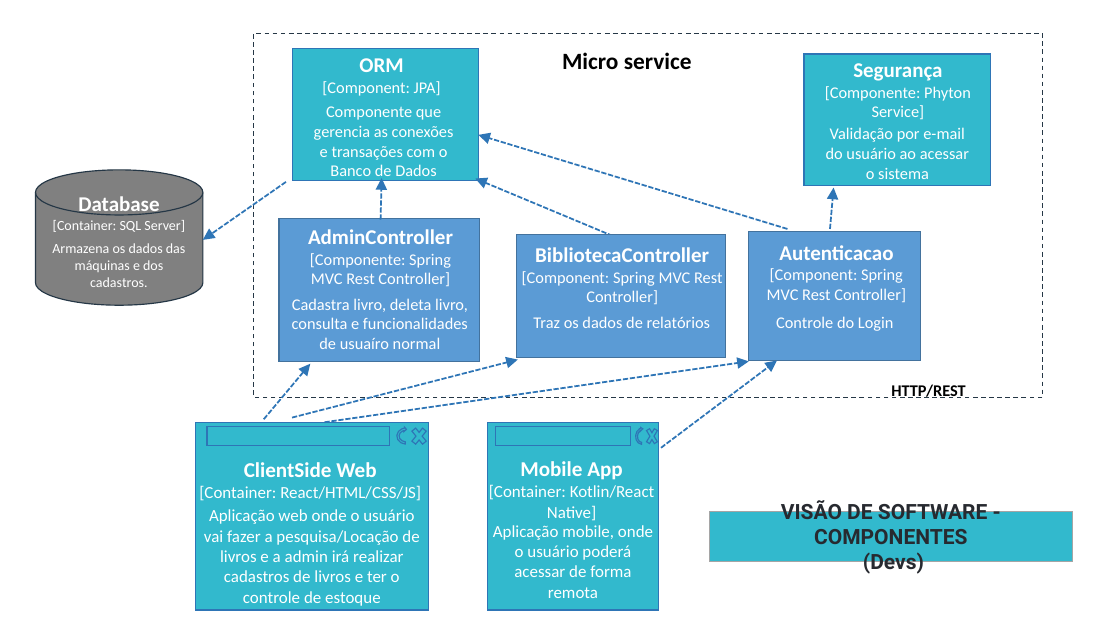
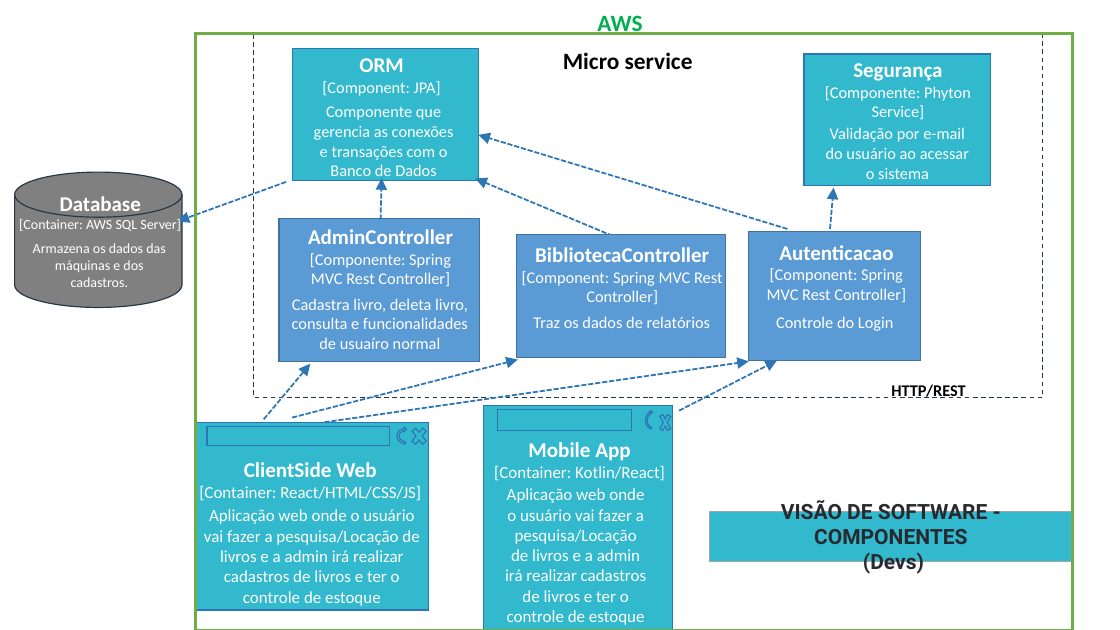
Before and after one commit to Luis-Silva80/grupo05-adsa, a slide deck: slide 3 of Documentação/EngenhariaDeSoftware/Arquitetura/ArquiteturaSoftware.pptx. Drawn at 1120x630 pixels with LibreOffice and Linux fonts; fonts in the diff are those of the drawing. Boxes give left, top, right and bottom in pixels: in the first picture for what was removed or moved away, otherwise in the second. Text is boxed around its words. In the diff, an @@ line names an element or a change of style, - is before the commit and + after.

```diff
--- a/Documentação/EngenhariaDeSoftware/Arquitetura/ArquiteturaSoftware.pptx
+++ b/Documentação/EngenhariaDeSoftware/Arquitetura/ArquiteturaSoftware.pptx
@@ text added at [597, 15, 642, 35], 20 pt, text #00B050, bold @@
+AWS
@@ rectangle added at [196, 34, 1073, 630], outline #70AD47 2.25 pt @@
@@ 2 texts, 1 cylinder: place and size @@
-2 texts, 1 cylinder at [35, 170, 202, 305]
+2 texts, 1 cylinder at [14, 172, 181, 308]
@@ arrow moved from (286, 182) - (203, 240) to (287, 182) - (178, 221) @@
@@ text at [19, 217, 181, 231]: text changed @@
-[Container: SQL Server]
+[Container: AWS SQL Server]
@@ arrow moved from (661, 448) - (777, 360) to (679, 411) - (777, 360) @@
@@ rectangle: place and size @@
-rectangle at [487, 423, 659, 610]
+rectangle at [484, 406, 673, 630]
@@ rectangle: place and size @@
-rectangle at [496, 427, 630, 446]
+rectangle at [497, 410, 632, 431]
@@ circular arrow: place and size @@
-circular arrow at [634, 426, 651, 446]
+circular arrow at [644, 409, 660, 431]
@@ cross: place and size @@
-cross at [644, 423, 660, 449]
+cross at [658, 409, 673, 436]
@@ text "Mobile App": place and size @@
-text "Mobile App" at [489, 461, 655, 521]
+text "Mobile App" at [494, 442, 665, 481]
@@ text at [494, 465, 665, 481]: text changed @@
-[Container: Kotlin/React Native]
+[Container: Kotlin/React]
@@ text at [505, 488, 646, 625]: text changed @@
-Aplicação mobile, onde o usuário poderá acessar de forma remota
+Aplicação web onde o usuário vai fazer a pesquisa/Locação de livros e a admin irá realizar cadastros de livros e ter o controle de estoque
```
Also in this commit, not shown: 3 other slides changed.
